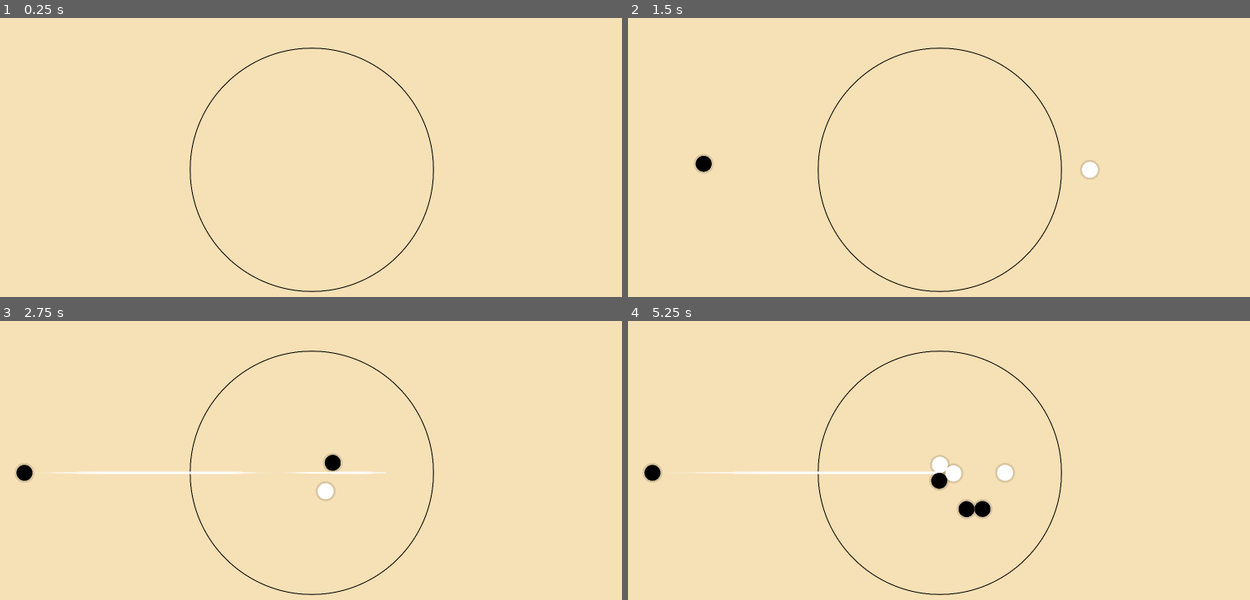
Above: before the commit, frames 1-4 (two rows, left to right).
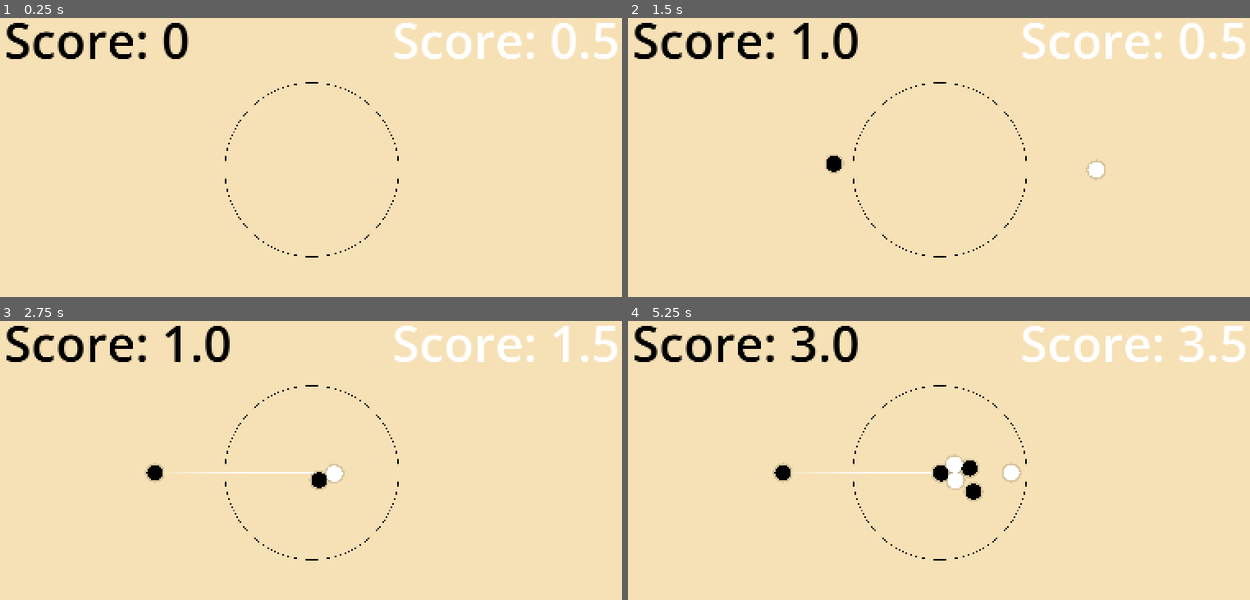
Above: after the commit, the same moments.

Repository: aeriab/Orbital_Go
Game: Godot game, scene res://game/game.tscn
Same seed, same stepped clock (60 frames per second), same inputs: the game is played once before the commit and once after it.
Inputs (mouse positions are in pixels of both pictures, inside the frame that each line leads up to):
- Up to frame 1 (0.25 s): no input
- Up to frame 2 (1.5 s): tap Enter at 0.5 s; move the mouse to (1082, 151) at 0.52 s; press the mouse at (1082, 151) at 0.53 s; tap Space at 1.25 s; move the mouse to (808, 188) at 1.27 s; release the mouse at (808, 188) at 1.28 s; click (808, 188) at 1.35 s
- Up to frame 3 (2.75 s): move the mouse to (379, 390) at 2.02 s; press the mouse at (379, 390) at 2.03 s
- Up to frame 4 (5.25 s): move the mouse to (907, 546) at 2.77 s; release the mouse at (907, 546) at 2.78 s; click (907, 546) at 2.85 s; move the mouse to (1138, 527) at 3.52 s; press the mouse at (1138, 527) at 3.53 s; move the mouse to (739, 418) at 4.27 s; release the mouse at (739, 418) at 4.28 s; click (739, 418) at 4.35 s; move the mouse to (970, 471) at 5.02 s; press the mouse at (970, 471) at 5.03 s

The runs differ from the first frame. In frame 1, 3.7% of the frame differs, in the area x 1-100%, y 1-99%; in frame 2, 4.4%; in frame 3, 5.1%; in frame 4, 5.9%.

Commit message:
Score goes up on stone enter

Diff:
--- a/autoloads/Global.gd
+++ b/autoloads/Global.gd
@@ -1,12 +1,25 @@
 extends Node
 
-var is_black_turn: bool = false
+var is_p1_turn: bool = false
+var gravity: float = 9.8
+var finish_radius: float = 250.0
+var game_still_going: bool = true
 
-var gravity: float = 9.8
+# SCORE
+var p1_score: float = 0.0 # Black
+var p2_score: float = 0.5 # White
+signal p1_score_updated
+signal p2_score_updated
 
-var finish_radius: float = 350.0
 
-var game_still_going: bool = true
+func p1_add_score(val: float) -> void:
+	p1_score += val
+	p1_score_updated.emit()
+
+func p2_add_score(val: float) -> void:
+	p2_score += val
+	p2_score_updated.emit()
+
 
 func inverted_color(c1: Color) -> Color:
 	return Color(1.0 - c1.r, 1.0 - c1.g, 1.0 - c1.b, c1.a)
--- a/autoloads/StoneManager.gd
+++ b/autoloads/StoneManager.gd
@@ -8,8 +8,8 @@
 var debug_texture: ImageTexture = null
 
 # Colors for the debug overlay
-var debug_white_color: Color = Color(1, 1, 1, 0.3)
-var debug_black_color: Color = Color(0, 0, 0, 0.3)
+var debug_p2_color: Color = Color(1, 1, 1, 0.3)
+var debug_p1_color: Color = Color(0, 0, 0, 0.3)
 var debug_captured_color: Color = Color(1, 0, 0, 0.4)
 var debug_empty_color: Color = Color(0, 0, 0, 0.0)
 
@@ -22,8 +22,8 @@
 
 # --- Cell Constants ---
 const EMPTY: int = 0
-const WHITE: int = 1
-const BLACK: int = 2
+const P2: int = 1
+const P1: int = 2
 
 # --- Internal State ---
 var stones: Array[Stone] = []
@@ -68,19 +68,19 @@
 	add_child(debug_sprite)
 
 
-func _update_debug_overlay(black_captured: PackedByteArray, white_captured: PackedByteArray) -> void:
+func _update_debug_overlay(p1_captured: PackedByteArray, p2_captured: PackedByteArray) -> void:
 	if not debug_enabled or debug_image == null:
 		return
 	for y in GRID_SIZE:
 		for x in GRID_SIZE:
 			var idx = _idx(x, y)
 			var color: Color
-			if black_captured[idx] == 1 or white_captured[idx] == 1:
+			if p1_captured[idx] == 1 or p2_captured[idx] == 1:
 				color = debug_captured_color
-			elif grid[idx] == WHITE:
-				color = debug_white_color
-			elif grid[idx] == BLACK:
-				color = debug_black_color
+			elif grid[idx] == P2:
+				color = debug_p2_color
+			elif grid[idx] == P1:
+				color = debug_p1_color
 			else:
 				color = debug_empty_color
 			debug_image.set_pixel(x, y, color)
@@ -110,14 +110,14 @@
 
 	_paint_all_stones()
 
-	var black_captured = _find_enclosed_cells(WHITE)
+	var p1_captured = _find_enclosed_cells(P2)
 	# _find_enclosed_cells reuses `enclosed`, so we need to copy
 	# the result before calling it again for the other color.
-	var black_captured_copy = black_captured.duplicate()
-
-	var white_captured = _find_enclosed_cells(BLACK)
-
-	_update_debug_overlay(black_captured_copy, white_captured)
+	var p1_captured_copy = p1_captured.duplicate()
+
+	var p2_captured = _find_enclosed_cells(P1)
+
+	_update_debug_overlay(p1_captured_copy, p2_captured)
 
 	var to_destroy: Array[Stone] = []
 
@@ -127,9 +127,9 @@
 		var cell = _world_to_grid(stone.global_position)
 		var idx = _idx(cell.x, cell.y)
 
-		if stone.team == "Black" and black_captured_copy[idx]:
+		if stone.team == "P1" and p1_captured_copy[idx]:
 			to_destroy.append(stone)
-		elif stone.team == "White" and white_captured[idx]:
+		elif stone.team == "P2" and p2_captured[idx]:
 			to_destroy.append(stone)
 
 	for stone in to_destroy:
@@ -150,7 +150,7 @@
 			continue
 
 		var center = _world_to_grid(stone.global_position)
-		var color = WHITE if stone.team == "White" else BLACK
+		var color = P2 if stone.team == "P2" else P1
 
 		# Convert the stone's paint_radius from world units to grid cells
 		var radius_cells: int = ceili(stone.paint_radius / (world_radius * 2.0) * GRID_SIZE)
--- /dev/null
+++ b/game/GameUI/game_canvas_layer.tscn
@@ -0,0 +1,27 @@
+[gd_scene format=3 uid="uid://bwr7a38eggnl5"]
+
+[ext_resource type="Script" uid="uid://bvhbn6hp2byhc" path="res://game/GameUI/p_1_score_label.gd" id="1_vm3nc"]
+[ext_resource type="Script" uid="uid://1fl2qmhe6tni" path="res://game/GameUI/p_2_score_label.gd" id="2_yb7el"]
+
+[node name="CanvasLayer" type="CanvasLayer" unique_id=1682578805]
+
+[node name="P1ScoreLabel" type="Label" parent="." unique_id=1336823343]
+offset_left = 50.0
+offset_top = 50.0
+offset_right = 1434.0
+offset_bottom = 215.0
+theme_override_colors/font_color = Color(0, 0, 0, 1)
+theme_override_font_sizes/font_size = 120
+text = "Score: 0"
+script = ExtResource("1_vm3nc")
+
+[node name="P2ScoreLabel" type="Label" parent="." unique_id=220344554]
+offset_left = 178.0
+offset_top = 50.0
+offset_right = 1550.0007
+offset_bottom = 215.0
+pivot_offset_ratio = Vector2(1, 0)
+theme_override_font_sizes/font_size = 120
+text = "Score: 0.5"
+horizontal_alignment = 2
+script = ExtResource("2_yb7el")
--- /dev/null
+++ b/game/GameUI/p_1_score_label.gd
@@ -0,0 +1,7 @@
+extends Label
+
+func _ready() -> void:
+	Global.p1_score_updated.connect(p1_score_text_update)
+
+func p1_score_text_update() -> void:
+	text = "Score: " + str(Global.p1_score)
--- /dev/null
+++ b/game/GameUI/p_2_score_label.gd
@@ -0,0 +1,7 @@
+extends Label
+
+func _ready() -> void:
+	Global.p2_score_updated.connect(p2_score_text_update)
+
+func p2_score_text_update() -> void:
+	text = "Score: " + str(Global.p2_score)
--- a/game/game.tscn
+++ b/game/game.tscn
@@ -5,29 +5,29 @@
 [ext_resource type="Script" uid="uid://c455fht0j102m" path="res://game/input_handler.gd" id="2_e2o6t"]
 [ext_resource type="Texture2D" uid="uid://dipl25rh160l8" path="res://game/Orbital_Go_Individual_finish.png" id="4_4fuuu"]
 [ext_resource type="Script" uid="uid://cwfsl25rho6lh" path="res://trajectory/trajectory_trace_handler.gd" id="4_fc0e3"]
+[ext_resource type="PackedScene" uid="uid://bwr7a38eggnl5" path="res://game/GameUI/game_canvas_layer.tscn" id="6_dakft"]
+[ext_resource type="Script" uid="uid://qd7n2ssjmeoa" path="res://game/zone_area_2d.gd" id="7_u5opy"]
+
+[sub_resource type="CircleShape2D" id="CircleShape2D_dakft"]
+radius = 350.0
 
 [node name="Game" type="Node2D" unique_id=1042450003]
 
 [node name="ColorRect" type="ColorRect" parent="." unique_id=1093015008]
-offset_left = -5351.0
-offset_top = -4355.0
-offset_right = 4778.0
-offset_bottom = 5774.0
+offset_left = -5361.0
+offset_top = -4261.0
+offset_right = 4768.0
+offset_bottom = 5868.0
 color = Color(0.9647059, 0.8784314, 0.70980394, 1)
-
-[node name="FinishLineSprite" type="Sprite2D" parent="." unique_id=355937218]
-scale = Vector2(0.239, 0.239)
-texture = ExtResource("4_4fuuu")
-script = ExtResource("2_dxrkv")
 
 [node name="Camera2D" type="Camera2D" parent="." unique_id=1627936826]
 zoom = Vector2(0.85, 0.85)
 
-[node name="InputHandler" type="Node2D" parent="." unique_id=1096041721 node_paths=PackedStringArray("black_start_spot", "white_start_spot", "trajectory_trace_handler")]
+[node name="InputHandler" type="Node2D" parent="." unique_id=1096041721 node_paths=PackedStringArray("p1_start_spot", "p2_start_spot", "trajectory_trace_handler")]
 script = ExtResource("2_e2o6t")
 ball_scene = ExtResource("1_80nbo")
-black_start_spot = NodePath("../BlackStartLocation")
-white_start_spot = NodePath("../WhiteStartLocation")
+p1_start_spot = NodePath("../P1StartLocation")
+p2_start_spot = NodePath("../P2StartLocation")
 launch_power_multiplier = 1.0
 trajectory_trace_handler = NodePath("../TrajectoryTraceHandler")
 
@@ -38,8 +38,26 @@
 [node name="TrajectoryLine2D" type="Line2D" parent="TrajectoryTraceHandler" unique_id=1750582579]
 default_color = Color(1, 1, 1, 0.11764706)
 
-[node name="BlackStartLocation" type="Node2D" parent="." unique_id=1600883736]
-position = Vector2(-824, 0)
+[node name="P1StartLocation" type="Node2D" parent="." unique_id=1600883736]
+position = Vector2(-450, 0)
 
-[node name="WhiteStartLocation" type="Node2D" parent="." unique_id=765354191]
-position = Vector2(431.807, 0)
+[node name="P2StartLocation" type="Node2D" parent="." unique_id=765354191]
+position = Vector2(450, 0)
+
+[node name="CanvasLayer" parent="." unique_id=1682578805 instance=ExtResource("6_dakft")]
+
+[node name="Zone" type="Node2D" parent="." unique_id=12476847]
+
+[node name="FinishLineSprite" type="Sprite2D" parent="Zone" unique_id=355937218]
+scale = Vector2(0.239, 0.239)
+texture = ExtResource("4_4fuuu")
+script = ExtResource("2_dxrkv")
+
+[node name="ZoneArea2D" type="Area2D" parent="Zone" unique_id=787652848 node_paths=PackedStringArray("zone_collision_shape")]
+collision_layer = 2
+collision_mask = 2
+script = ExtResource("7_u5opy")
+zone_collision_shape = NodePath("ZoneCollisionShape2D")
+
+[node name="ZoneCollisionShape2D" type="CollisionShape2D" parent="Zone/ZoneArea2D" unique_id=1720209613]
+shape = SubResource("CircleShape2D_dakft")
--- a/game/input_handler.gd
+++ b/game/input_handler.gd
@@ -1,8 +1,8 @@
 extends Node2D
 
 @export var ball_scene: PackedScene
-@export var black_start_spot: Node2D
-@export var white_start_spot: Node2D
+@export var p1_start_spot: Node2D
+@export var p2_start_spot: Node2D
 
 @export var launch_power_multiplier: float
 
@@ -29,10 +29,10 @@
 		ball.freeze = true
 		is_dragging = true
 		add_child(ball)
-		if Global.is_black_turn:
-			ball.global_position = black_start_spot.global_position
+		if Global.is_p1_turn:
+			ball.global_position = p1_start_spot.global_position
 		else:
-			ball.global_position = white_start_spot.global_position
+			ball.global_position = p2_start_spot.global_position
 
 
 	if event.is_action_released("spawn_piece"):
--- /dev/null
+++ b/game/zone_area_2d.gd
@@ -0,0 +1,29 @@
+extends Area2D
+
+@export var zone_collision_shape: CollisionShape2D
+
+func _ready():
+	area_entered.connect(_on_stone_entered)
+	area_exited.connect(_on_stone_exited)
+
+
+func _on_stone_entered(area):
+	var stone: Stone = area.get_stone()
+	var points: float = stone.point_value
+	var is_p1_team: bool = stone.is_in_group("P1")
+
+	if is_p1_team:
+		Global.p1_add_score(points)
+	else:
+		Global.p2_add_score(points)
+
+
+func _on_stone_exited(area):
+	var stone: Stone = area.get_stone()
+	var points: float = stone.point_value
+	var is_p1_team: bool = stone.is_in_group("P1")
+
+	if is_p1_team:
+		Global.p1_add_score(-points)
+	else:
+		Global.p2_add_score(-points)
--- a/project.godot
+++ b/project.godot
@@ -24,11 +24,12 @@
 
 window/size/viewport_width=1600
 window/size/viewport_height=900
+window/stretch/mode="canvas_items"
 
 [global_group]
 
-White=""
-Black=""
+P1=""
+P2=""
 
 [input]
 
@@ -38,6 +39,11 @@
 ]
 }
 
+[layer_names]
+
+2d_physics/layer_1="physics"
+2d_physics/layer_2="in_zone_detection"
+
 [rendering]
 
 renderer/rendering_method="gl_compatibility"
--- a/stone/Stone.gd
+++ b/stone/Stone.gd
@@ -12,6 +12,7 @@
 @export var red_indicator_polygon_2d: Polygon2D
 
 var team: String = ""
+var point_value: float = 1.0
 
 # How far (in world units) the "wall" extends beyond the stone's actual shape.
 # Bigger = more forgiving enclosures. Smaller = tighter walls.
@@ -29,18 +30,18 @@
 
 func _ready():
 
-	if (Global.is_black_turn):
+	if (Global.is_p1_turn):
 		stone_polygon_2d.color = p1_color
 		outline_polygon_2d.color = p1_outline_color
-		team = "White"
-		add_to_group("White")
+		team = "P2"
+		add_to_group("P2")
 	else:
 		stone_polygon_2d.color = p2_color
 		outline_polygon_2d.color = p2_outline_color
-		team = "Black"
-		add_to_group("Black")
+		team = "P1"
+		add_to_group("P1")
 
-	Global.is_black_turn = !Global.is_black_turn
+	Global.is_p1_turn = !Global.is_p1_turn
 	sleeping = false
 
 	StoneManager.register_stone(self)
--- a/stone/Stone.tscn
+++ b/stone/Stone.tscn
@@ -1,9 +1,13 @@
 [gd_scene format=3 uid="uid://ca8du4avx1yur"]
 
 [ext_resource type="Script" uid="uid://bcwvk66op7nba" path="res://stone/Stone.gd" id="1_q1k2p"]
+[ext_resource type="Script" uid="uid://bfme48ybivq6d" path="res://stone/zone_detection_area_2d.gd" id="2_2jb1u"]
 
 [sub_resource type="CircleShape2D" id="CircleShape2D_803en"]
 radius = 23.0
+
+[sub_resource type="CircleShape2D" id="CircleShape2D_ylx43"]
+radius = 0.01
 
 [node name="Stone" type="RigidBody2D" unique_id=665321105 node_paths=PackedStringArray("stone_polygon_2d", "outline_polygon_2d", "red_indicator_polygon_2d")]
 self_modulate = Color(0.2393471, 0.23934716, 0.23934707, 1)
@@ -39,3 +43,12 @@
 scale = Vector2(2.3, 2.3)
 color = Color(1, 0, 0, 0)
 polygon = PackedVector2Array(10.015625, 0.0234375, 9.6328125, -2.6640625, 8.63281, -5.0437517, 7.045311, -7.060931, 4.9 …(431 unchanged characters)…
+
+[node name="ZoneDetectionArea2D" type="Area2D" parent="." unique_id=1833327767 node_paths=PackedStringArray("stone")]
+collision_layer = 2
+collision_mask = 2
+script = ExtResource("2_2jb1u")
+stone = NodePath("..")
+
+[node name="CollisionShape2D" type="CollisionShape2D" parent="ZoneDetectionArea2D" unique_id=92449532]
+shape = SubResource("CircleShape2D_ylx43")
--- /dev/null
+++ b/stone/zone_detection_area_2d.gd
@@ -0,0 +1,6 @@
+extends Area2D
+
+@export var stone:Stone
+
+func get_stone() -> Stone:
+	return stone
Not shown, added: game/GameUI/p_1_score_label.gd.uid
Not shown, added: game/GameUI/p_2_score_label.gd.uid
Not shown, added: game/zone_area_2d.gd.uid
Not shown, added: stone/zone_detection_area_2d.gd.uid
